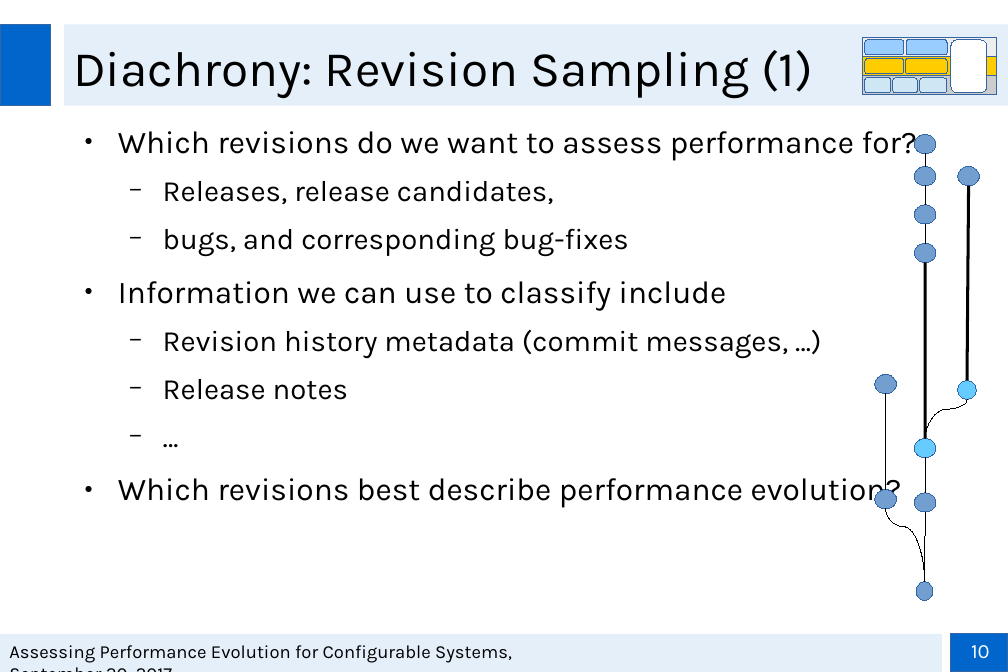
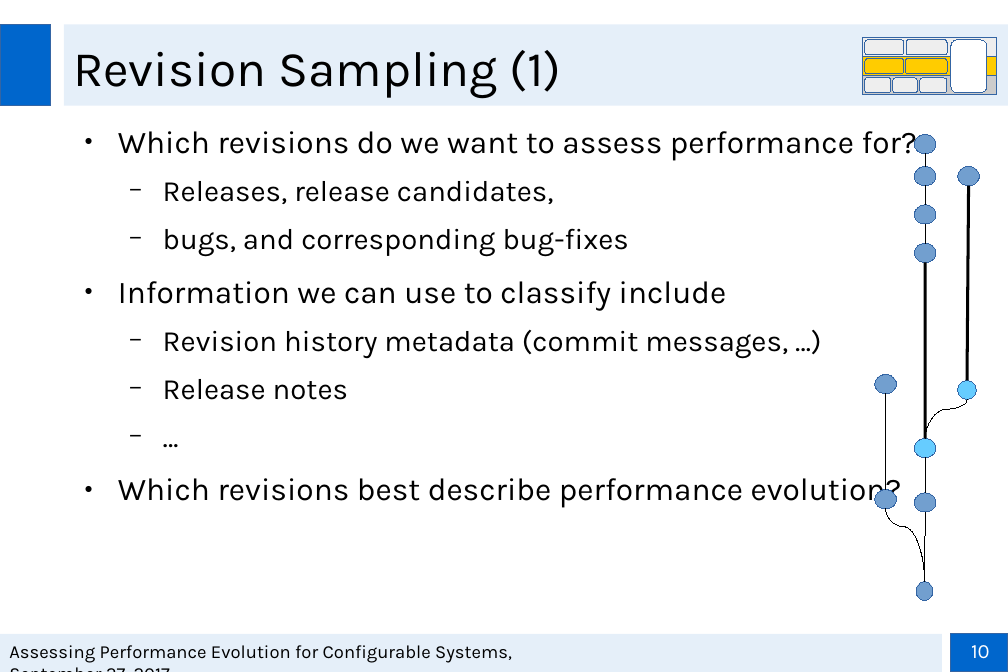
Before and after one commit to smba/msthesis, a slide deck: slide 10 of Presentations/Zwischenpräsentation_MA.odp. Drawn at 1008x672 pixels with LibreOffice and Linux fonts; fonts in the diff are those of the drawing; background and template pictures are left out. Boxes give left, top, right and bottom in pixels: in the first picture for what was removed or moved away, otherwise in the second. Text is boxed around its words. In the diff, an @@ line names an element or a change of style, - is before the commit and + after.

```diff
--- a/Presentations/Zwischenpräsentation_MA.odp
+++ b/Presentations/Zwischenpräsentation_MA.odp
@@ title at <box>73,50,562,98</box>: text changed @@
-Diachrony: Revision Sampling (1)
+Revision Sampling (1)
@@ rounded rectangle at <box>865,40,904,55</box>: fill #99CCFF to #EEEEEE @@
@@ rounded rectangle at <box>907,40,947,55</box>: fill #99CCFF to #EEEEEE @@
@@ fill #CFE7F5 to #EEEEEE in 3 elements at <box>865,78,890,93</box>, <box>893,78,918,93</box>, <box>920,78,946,93</box> @@
```
Also in this commit, not shown: 15 other slides changed, 1 slide added, 1 other file.
